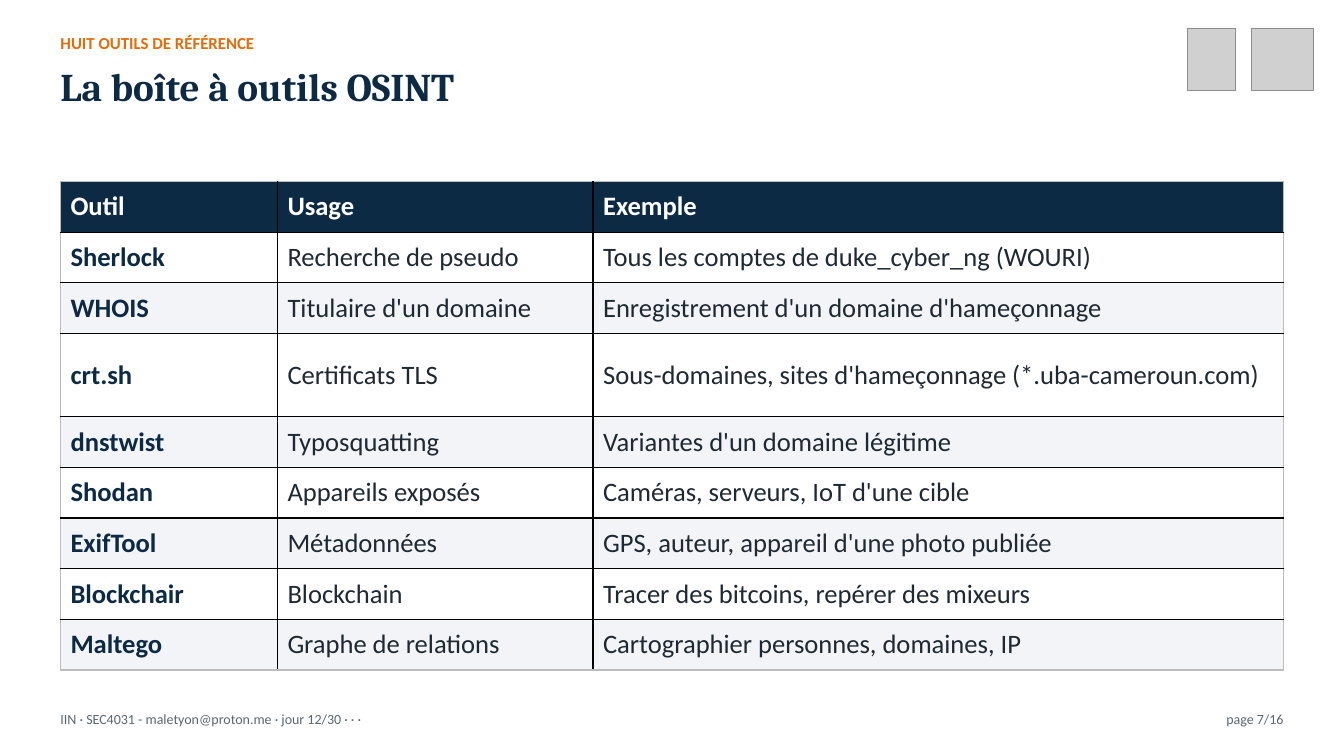
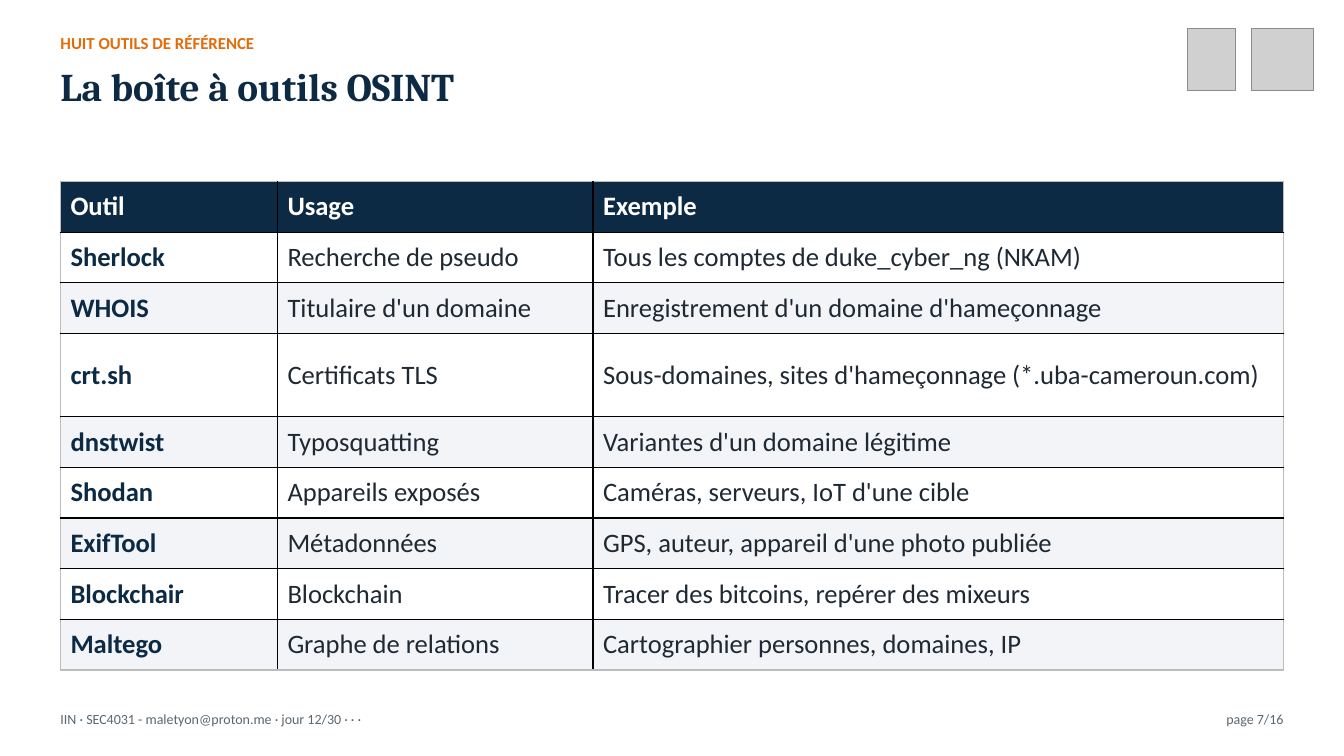
Before and after one commit to MaletYon/cours-iin, a slide deck: slide 7 of Présentation/IIN_J12.pptx. Drawn at 1344x756 pixels with LibreOffice and Linux fonts; fonts in the diff are those of the drawing; grey boxes stand for pictures. Boxes give left, top, right and bottom in pixels: in the first picture for what was removed or moved away, otherwise in the second. Text is boxed around its words. In the diff, an @@ line names an element or a change of style, - is before the commit and + after.

```diff
--- a/Présentation/IIN_J12.pptx
+++ b/Présentation/IIN_J12.pptx
@@ table at (60,181,1284,670) @@
-row 2, column 3: Tous les comptes de duke_cyber_ng (WOURI)
+row 2, column 3: Tous les comptes de duke_cyber_ng (NKAM)
```
Also in this commit, not shown: 52 other files.
